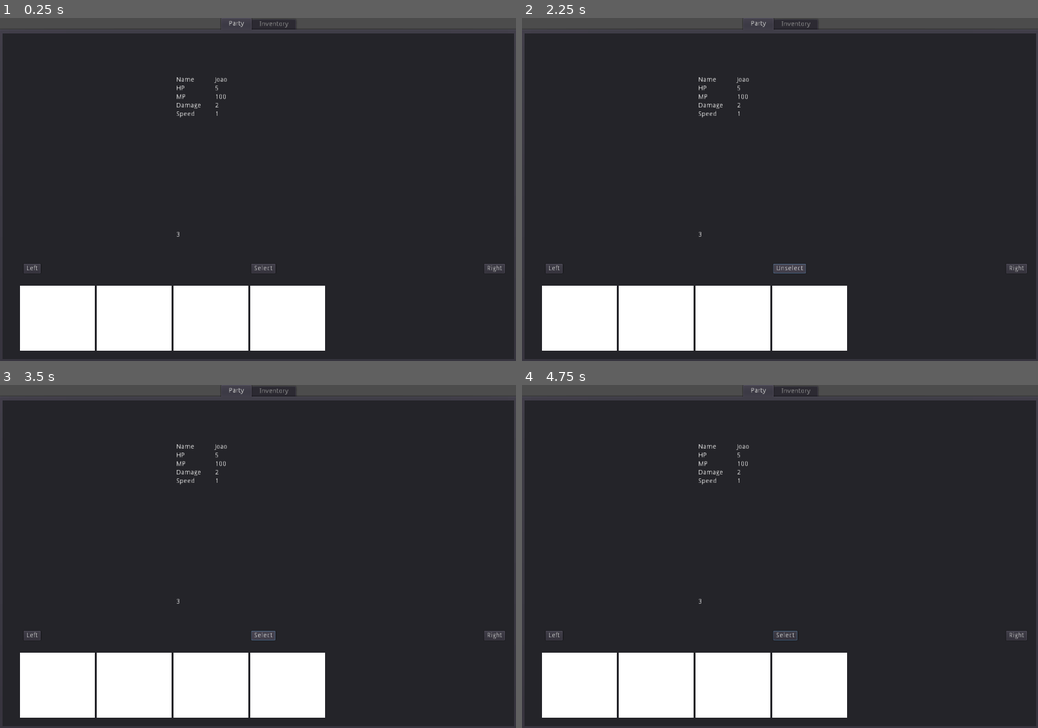
Above: before the commit, frames 1-4 (two rows, left to right).
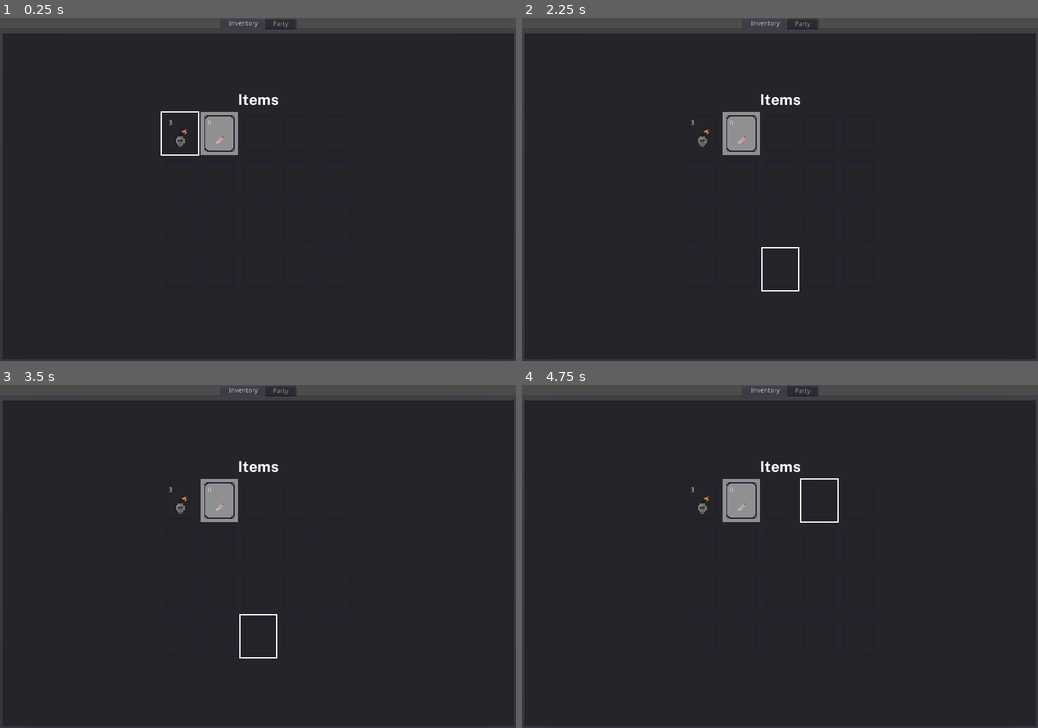
Above: after the commit, the same moments.

Repository: SiTOTG/Magic-Wars
Game: Godot game, scene res://World/Battle/PreBattle.tscn
Two runs of this game, one before a commit and one after it. Both use one fixed random seed, a clock stepped at 60 frames per second and the inputs below.
Inputs (mouse positions are in pixels of both pictures, inside the frame that each line leads up to):
- Up to frame 1 (0.25 s): no input
- Up to frame 2 (2.25 s): click (1017, 268) at 0.5 s, where only the run before the commit has a clickable "Right"; click (552, 268) at 1.25 s, where only the run before the commit has a clickable "Left"; click (785, 268) at 2 s, where only the run before the commit has a clickable "Select"
- Up to frame 3 (3.5 s): click (268, 635) at 2.75 s, where only the run before the commit has a clickable "Unselect"
- Up to frame 4 (4.75 s): tap Enter at 3.5 s; move the mouse to (893, 539) at 3.52 s; hold Right (Right) 3.53-4.28 s; tap Space (Accept) at 3.6, 4.25 s; click (893, 539) at 3.67 s; move the mouse to (676, 573) at 4.27 s; hold Down (Down) from 4.28 s (still down); tap A (Attack) at 4.35 s

The runs differ from the first frame. In frame 1, 13% of the frame differs, in the area x 3-98%, y 0-97%; in frame 2, 13%; in frame 3, 13%; in frame 4, 13%.

Commit message:
Add SingleItemSelect

Diff:
--- a/Player/P1.tres
+++ b/Player/P1.tres
@@ -16,6 +16,33 @@
 max_mp = 150
 point_cost = 3
 
+[sub_resource type="Resource" id=4]
+script = ExtResource( 6 )
+speed = 1
+characterName = "Joaquim"
+max_hp = 10
+damage = 1
+max_mp = 100
+point_cost = 5
+
+[sub_resource type="Resource" id=5]
+script = ExtResource( 6 )
+speed = 1
+characterName = "Joacir"
+max_hp = 3
+damage = 4
+max_mp = 100
+point_cost = 5
+
+[sub_resource type="Resource" id=6]
+script = ExtResource( 6 )
+speed = 1
+characterName = "Jeronimo"
+max_hp = 3
+damage = 1
+max_mp = 100
+point_cost = 3
+
 [sub_resource type="Resource" id=1]
 script = ExtResource( 4 )
 item = ExtResource( 5 )
@@ -28,7 +55,7 @@
 
 [resource]
 script = ExtResource( 1 )
-characters = [ ExtResource( 2 ), SubResource( 3 ) ]
+characters = [ ExtResource( 2 ), SubResource( 3 ), SubResource( 4 ), SubResource( 5 ), SubResource( 6 ) ]
 item_slots = [ SubResource( 1 ), SubResource( 2 ) ]
 player_group = "P1 Characters"
 buy_points = 20
--- a/World/Battle/PreBattle.tscn
+++ b/World/Battle/PreBattle.tscn
@@ -1,7 +1,8 @@
-[gd_scene load_steps=3 format=2]
+[gd_scene load_steps=4 format=2]
 
 [ext_resource path="res://World/Battle/PreBattle.gd" type="Script" id=1]
 [ext_resource path="res://World/Battle/PreBattle/SingleCharacterView.tscn" type="PackedScene" id=2]
+[ext_resource path="res://World/Items/Inventory.tscn" type="PackedScene" id=3]
 
 [node name="PreBattle" type="Control"]
 anchor_right = 1.0
@@ -12,7 +13,22 @@
 anchor_right = 1.0
 anchor_bottom = 1.0
 
+[node name="Inventory" type="Panel" parent="Selector"]
+anchor_right = 1.0
+anchor_bottom = 1.0
+margin_left = 4.0
+margin_top = 32.0
+margin_right = -4.0
+margin_bottom = -4.0
+
+[node name="Panel" type="Panel" parent="Selector/Inventory"]
+anchor_right = 1.0
+anchor_bottom = 1.0
+
+[node name="InventoryScreen" parent="Selector/Inventory/Panel" instance=ExtResource( 3 )]
+
 [node name="Party" type="Panel" parent="Selector"]
+visible = false
 anchor_right = 1.0
 anchor_bottom = 1.0
 margin_left = 4.0
@@ -93,11 +109,6 @@
 anchor_right = 1.0
 anchor_bottom = 1.0
 
-[node name="Inventory" type="Panel" parent="Selector"]
-visible = false
-margin_right = 40.0
-margin_bottom = 40.0
-
 [node name="Overlay" type="MarginContainer" parent="."]
 anchor_top = 0.5
 anchor_bottom = 0.5
--- a/World/Battle/PreBattle/SingleCharacterView.gd
+++ b/World/Battle/PreBattle/SingleCharacterView.gd
@@ -3,8 +3,8 @@
 export (Resource) var player = preload("res://Player/P1.tres") setget set_player
 export var current := 0
 
-signal character_selected(character, curernt_points, all_selected_characters)
-signal character_unselected(character, curernt_points, all_selected_characters)
+signal character_selected(character, current_points, all_selected_characters)
+signal character_unselected(character, current_points, all_selected_characters)
 
 onready var characters = player.characters
 onready var selected_characters = []
--- /dev/null
+++ b/World/Battle/PreBattle/SingleItemSelect.gd
@@ -0,0 +1,78 @@
+extends Panel
+
+export (Resource) var player = preload("res://Player/P1.tres") setget set_player
+export var current := 0
+
+signal item_selected(item, current_points, current_stack_size, all_selected_items)
+signal item_unselected(item, current_points, current_stack_size, all_selected_item)
+
+onready var items = player.item_slots
+
+onready var add_button = $Add
+onready var remove_button = $Remove
+
+func set_player(value):
+	player = value
+	if player:
+		items = player.item_slots
+	current = 0
+
+func _ready():
+	update()
+
+func update():
+	if current < 0:
+		printerr("Trying to update but out of range")
+		return
+
+	var item: ItemSlot = items[current]
+	$Panel/TextureRect.texture = item.item.icon
+	$Panel/Description.text = item.item.description
+	$Panel/Stacks.text = str(item.stacks)
+	for property in item.item.get_property_list():
+		var field = self.find_node(property.name)
+		if not field:
+			continue
+		var fieldValue: Label = field.get_node("FieldValue")
+		fieldValue.text = str(item.item.get(property.name))
+
+	update_add_button_availability(item)
+	update_remove_button_availability(item)
+
+func update_add_button_availability(item: ItemSlot):
+	add_button.disabled = not _can_buy_item(item)
+
+func update_remove_button_availability(item: ItemSlot):
+	remove_button.disabled = (item.stacks <= 0)
+
+func _on_Left_pressed():
+	if current == 0:
+		current = items.size() - 1
+	else:
+		current -= 1
+	update()
+
+
+func _on_Right_pressed():
+	current = (current + 1) % items.size()
+	update()
+
+
+func _on_Add_pressed():
+	var item: ItemSlot = items[current]
+	if _can_buy_item(item):
+		item.stacks += 1
+		player.buy_points -= 1
+		emit_signal("item_selected", item, player.buy_points, item.stacks, items)
+	update()
+
+func _on_Remove_pressed():
+	var item: ItemSlot = items[current]
+	if item.stacks > 0:
+		item.stacks -= 1
+		player.buy_points += 1
+		emit_signal("item_unselected", item, player.buy_points, item.stacks, items)
+	update()
+
+func _can_buy_item(item: ItemSlot):
+	return(item.stacks < item.item.max_stacks and player.buy_points > 0)
--- /dev/null
+++ b/World/Battle/PreBattle/SingleItemSelect.tscn
@@ -0,0 +1,79 @@
+[gd_scene load_steps=3 format=2]
+
+[ext_resource path="res://Assets/items/potion2.png" type="Texture" id=1]
+[ext_resource path="res://World/Battle/PreBattle/SingleItemSelect.gd" type="Script" id=2]
+
+[node name="SingleItemView" type="Panel"]
+anchor_right = 1.0
+anchor_bottom = 1.0
+script = ExtResource( 2 )
+
+[node name="Panel" type="Panel" parent="."]
+anchor_right = 1.0
+anchor_bottom = 1.0
+
+[node name="TextureRect" type="TextureRect" parent="Panel"]
+margin_left = 136.0
+margin_top = 72.0
+margin_right = 384.0
+margin_bottom = 320.0
+texture = ExtResource( 1 )
+stretch_mode = 1
+
+[node name="Description" type="Label" parent="Panel"]
+anchor_left = 1.0
+anchor_right = 1.0
+anchor_bottom = 1.0
+margin_left = -568.0
+margin_bottom = -144.0
+text = "A basic health potion. Restores 5 HP when used. "
+
+[node name="Stacks" type="Label" parent="Panel"]
+margin_left = 448.0
+margin_top = 648.0
+margin_right = 624.0
+margin_bottom = 704.0
+
+[node name="item_name" type="MarginContainer" parent="Panel"]
+margin_left = 192.0
+margin_top = 320.0
+margin_right = 320.0
+margin_bottom = 384.0
+
+[node name="FieldValue" type="Label" parent="Panel/item_name"]
+margin_top = 25.0
+margin_right = 128.0
+margin_bottom = 39.0
+
+[node name="Right" type="Button" parent="."]
+margin_left = 888.0
+margin_top = 640.0
+margin_right = 1024.0
+margin_bottom = 704.0
+text = "Right"
+
+[node name="Left" type="Button" parent="."]
+margin_left = 64.0
+margin_top = 640.0
+margin_right = 192.0
+margin_bottom = 704.0
+text = "Left"
+
+[node name="Add" type="Button" parent="."]
+margin_left = 648.0
+margin_top = 640.0
+margin_right = 768.0
+margin_bottom = 704.0
+text = "Add"
+
+[node name="Remove" type="Button" parent="."]
+margin_left = 320.0
+margin_top = 640.0
+margin_right = 424.0
+margin_bottom = 704.0
+text = "Remove"
+
+[connection signal="pressed" from="Right" to="." method="_on_Right_pressed"]
+[connection signal="pressed" from="Left" to="." method="_on_Left_pressed"]
+[connection signal="pressed" from="Add" to="." method="_on_Add_pressed"]
+[connection signal="pressed" from="Remove" to="." method="_on_Remove_pressed"]
--- a/World/Items/Bomb.tres
+++ b/World/Items/Bomb.tres
@@ -25,4 +25,7 @@
 script = ExtResource( 1 )
 icon = ExtResource( 2 )
 item_name = "Bomb"
+description = "Description"
 action = SubResource( 2 )
+stack_size = 1
+max_stacks = 3
--- a/World/Items/Dummy.tres
+++ b/World/Items/Dummy.tres
@@ -25,4 +25,7 @@
 script = ExtResource( 1 )
 icon = ExtResource( 2 )
 item_name = "Item"
+description = "Description"
 action = SubResource( 2 )
+stack_size = 2
+max_stacks = 5
--- a/World/Items/HealthVial.tres
+++ b/World/Items/HealthVial.tres
@@ -25,4 +25,7 @@
 script = ExtResource( 1 )
 icon = ExtResource( 2 )
 item_name = "Health Vial"
+description = "Description"
 action = SubResource( 2 )
+stack_size = 5
+max_stacks = 10
--- a/World/Items/Inventory.tscn
+++ b/World/Items/Inventory.tscn
@@ -11,12 +11,14 @@
 script = ExtResource( 6 )
 item = ExtResource( 9 )
 remaining = 3
+stacks = 0
 
 [sub_resource type="Resource" id=3]
 resource_local_to_scene = true
 script = ExtResource( 6 )
 item = ExtResource( 2 )
 remaining = 0
+stacks = 0
 
 [sub_resource type="DynamicFont" id=1]
 size = 32
--- a/World/Items/Item.gd
+++ b/World/Items/Item.gd
@@ -5,4 +5,7 @@
 
 export (Texture) var icon = dummy
 export (String) var item_name = "Item"
+export (String) var description = "Description"
 export (Resource) var action
+export (int, 1, 5) var stack_size = 2
+export (int, 1, 10) var max_stacks = 5
--- a/World/Items/ItemSlot.gd
+++ b/World/Items/ItemSlot.gd
@@ -5,3 +5,4 @@
 
 export (Resource) var item = default
 export (int, 0, 99) var remaining = 0
+export (int, 0, 99) var stacks = 0
Not shown: 1 places in Player/P1.tres that only renumber resources
